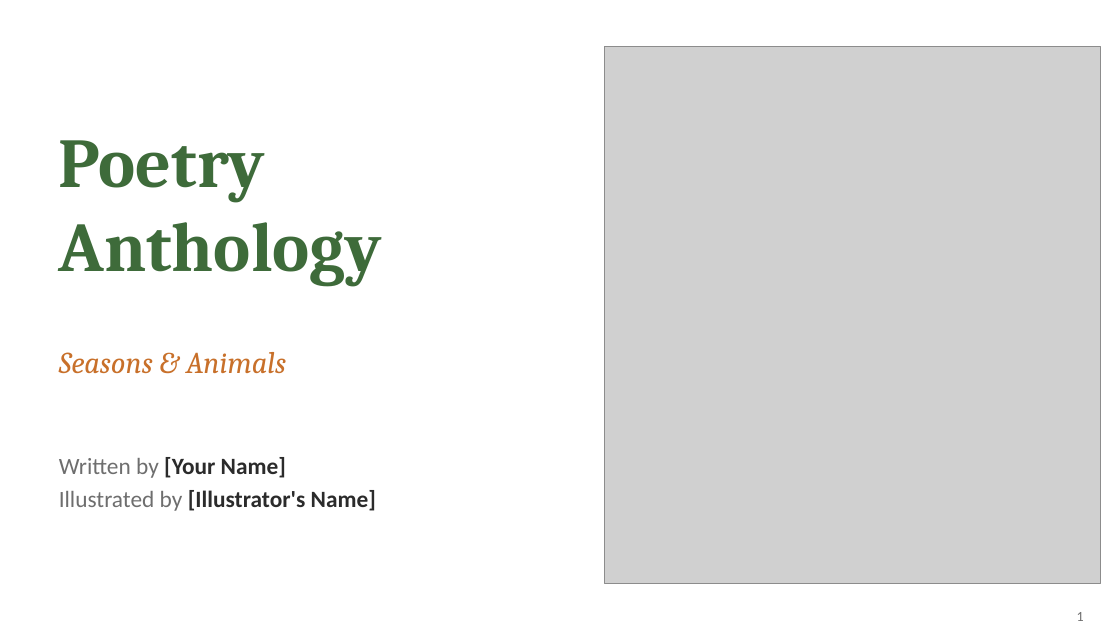
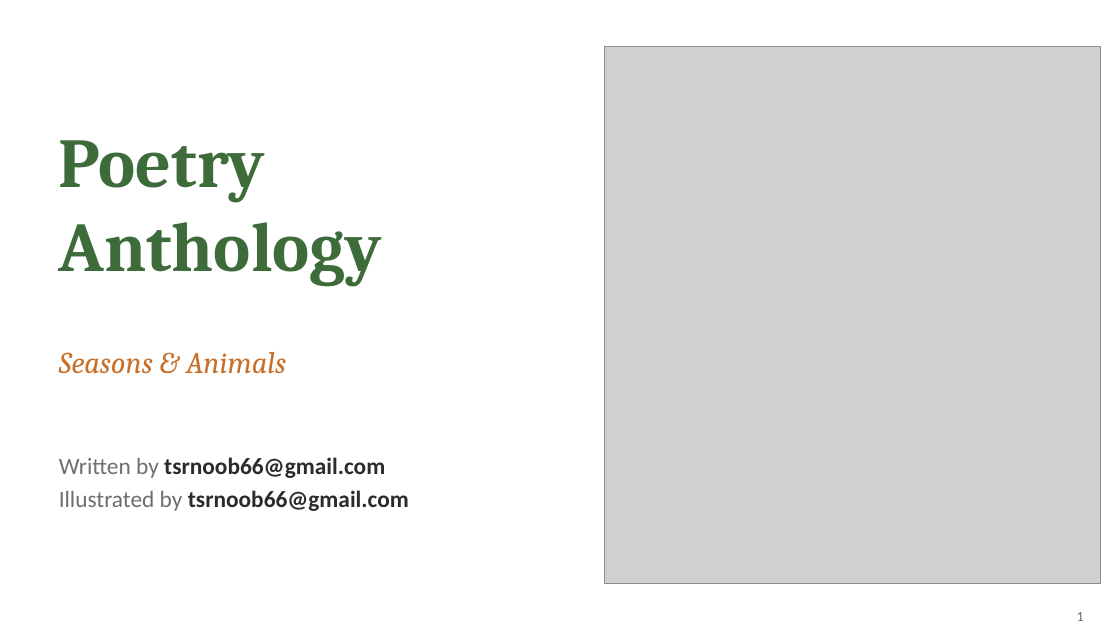
Before and after one commit to tsrnoob/placeholder-, a slide deck: slide 1 of Poetry_Anthology.pptx. Drawn at 1120x630 pixels with LibreOffice and Linux fonts; fonts in the diff are those of the drawing; grey boxes stand for pictures. Boxes give left, top, right and bottom in pixels: in the first picture for what was removed or moved away, otherwise in the second. Text is boxed around its words. In the diff, an @@ line names an element or a change of style, - is before the commit and + after.

```diff
--- a/Poetry_Anthology.pptx
+++ b/Poetry_Anthology.pptx
@@ text at box(59, 457, 409, 511): text changed @@
-Written by [Your Name]
-Illustrated by [Illustrator's Name]
+Written by tsrnoob66@gmail.com
+Illustrated by tsrnoob66@gmail.com
```
